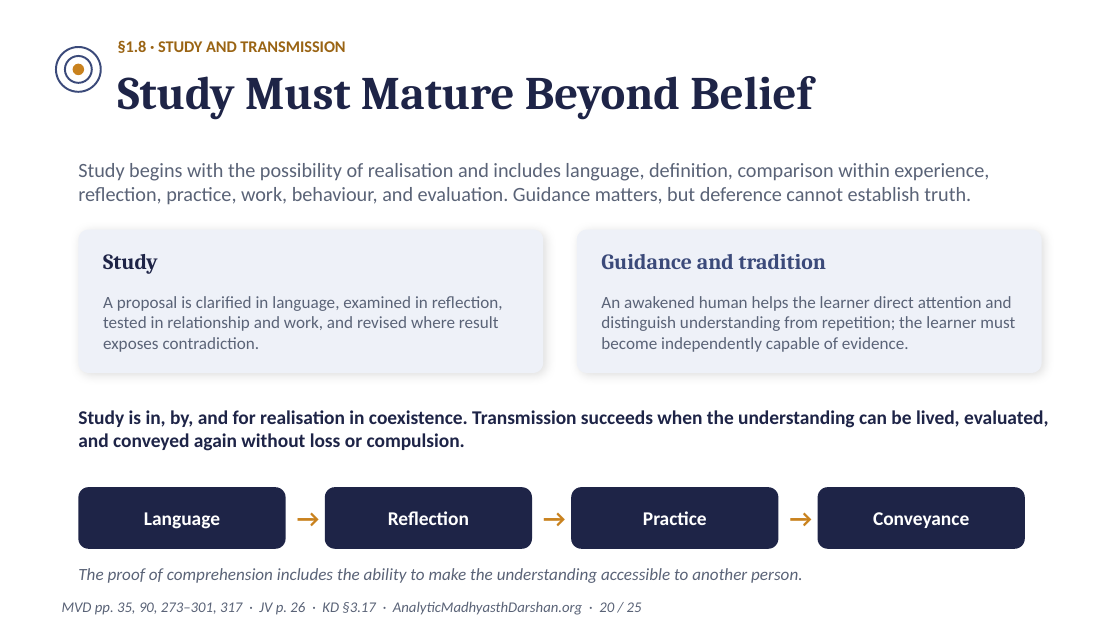
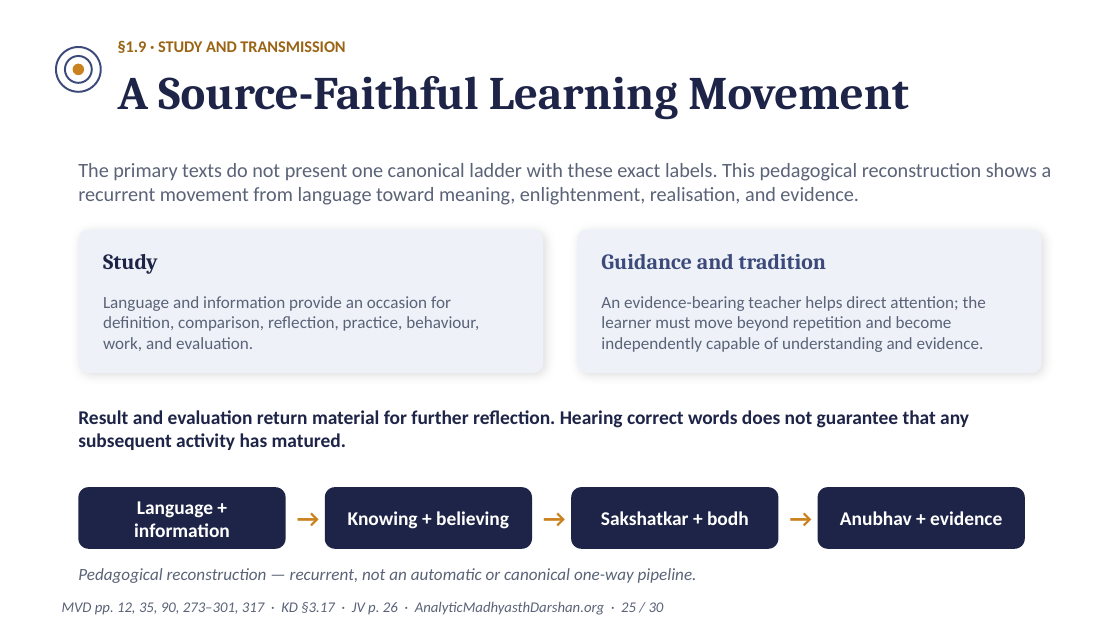
Before and after one commit to raghavamohan/AnalyticMadhyasthDarshan, a slide deck: slide 25 of Studies/The-Epistemology-of-Coexistence/The-Epistemology-of-Coexistence-Madhyasth-Darshan.pptx (slide 20 before the commit). Drawn at 1120x630 pixels with LibreOffice and Linux fonts; fonts in the diff are those of the drawing. Boxes give left, top, right and bottom in pixels: in the first picture for what was removed or moved away, otherwise in the second. Text is boxed around its words. In the diff, an @@ line names an element or a change of style, - is before the commit and + after.

```diff
--- a/Studies/The-Epistemology-of-Coexistence/The-Epistemology-of-Coexistence-Madhyasth-Darshan.pptx
+++ b/Studies/The-Epistemology-of-Coexistence/The-Epistemology-of-Coexistence-Madhyasth-Darshan.pptx
@@ text at [118, 40, 345, 53]: text changed @@
-§1.8 · STUDY AND TRANSMISSION
+§1.9 · STUDY AND TRANSMISSION
@@ text at [118, 76, 909, 119]: text changed @@
-Study Must Mature Beyond Belief
+A Source-Faithful Learning Movement
@@ text at [78, 163, 1052, 205]: text changed @@
-Study begins with the possibility of realisation and includes language, definition, comparison within experience, reflection, practice, work, behaviour, and evaluation. Guidance matters, but deference cannot establish truth.
+The primary texts do not present one canonical ladder with these exact labels. This pedagogical reconstruction shows a recurrent movement from language toward meaning, enlightenment, realisation, and evidence.
@@ text at [103, 296, 479, 351]: text changed @@
-A proposal is clarified in language, examined in reflection, tested in relationship and work, and revised where result exposes contradiction.
+Language and information provide an occasion for definition, comparison, reflection, practice, behaviour, work, and evaluation.
@@ text at [601, 296, 986, 352]: text changed @@
-An awakened human helps the learner direct attention and distinguish understanding from repetition; the learner must become independently capable of evidence.
+An evidence-bearing teacher helps direct attention; the learner must move beyond repetition and become independently capable of understanding and evidence.
@@ text at [78, 410, 969, 450]: text changed @@
-Study is in, by, and for realisation in coexistence. Transmission succeeds when the understanding can be lived, evaluated, and conveyed again without loss or compulsion.
+Result and evaluation return material for further reflection. Hearing correct words does not guarantee that any subsequent activity has matured.
@@ text at [134, 501, 230, 537]: text changed @@
-Language
+Language + information
@@ text at [348, 511, 509, 529]: text changed @@
-Reflection
+Knowing + believing
@@ text at [601, 511, 749, 525]: text changed @@
-Practice
+Sakshatkar + bodh
@@ text at [840, 511, 1002, 525]: text changed @@
-Conveyance
+Anubhav + evidence
@@ text at [78, 568, 697, 583]: text changed @@
-The proof of comprehension includes the ability to make the understanding accessible to another person.
+Pedagogical reconstruction — recurrent, not an automatic or canonical one-way pipeline.
@@ text at [62, 602, 664, 615]: text changed @@
-MVD pp. 35, 90, 273–301, 317 · JV p. 26 · KD §3.17 · AnalyticMadhyasthDarshan.org · 20 / 25
+MVD pp. 12, 35, 90, 273–301, 317 · KD §3.17 · JV p. 26 · AnalyticMadhyasthDarshan.org · 25 / 30
```
Also in this commit, not shown: 23 other slides changed, 6 slides added, 1 slide removed.
